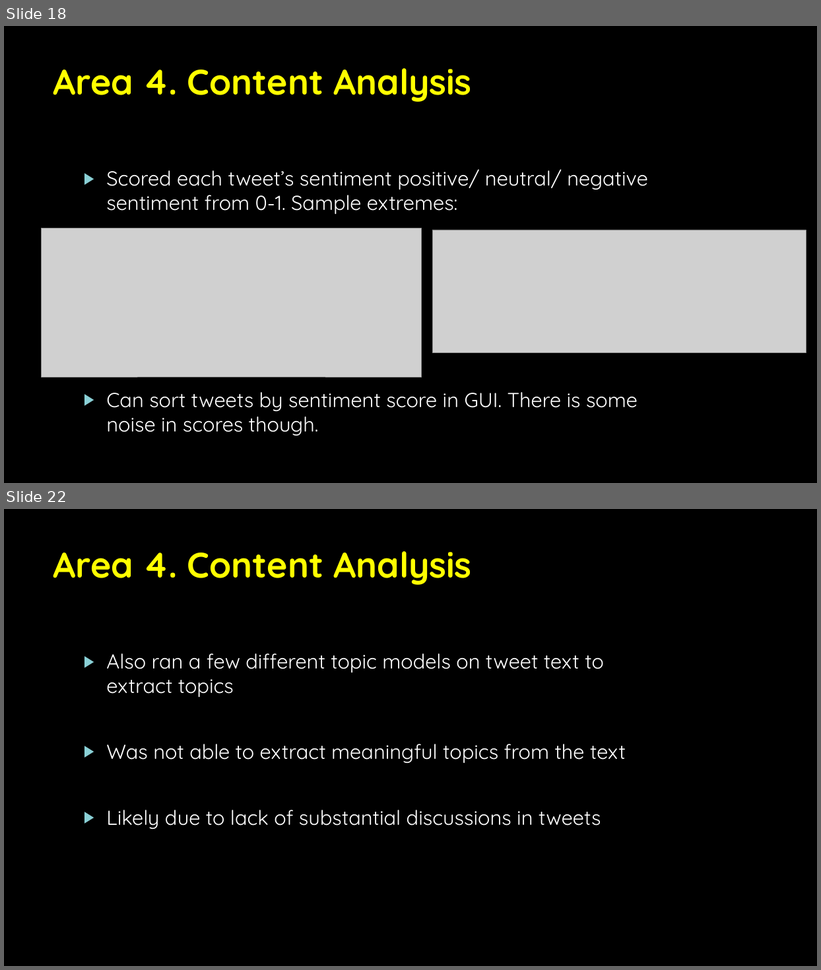
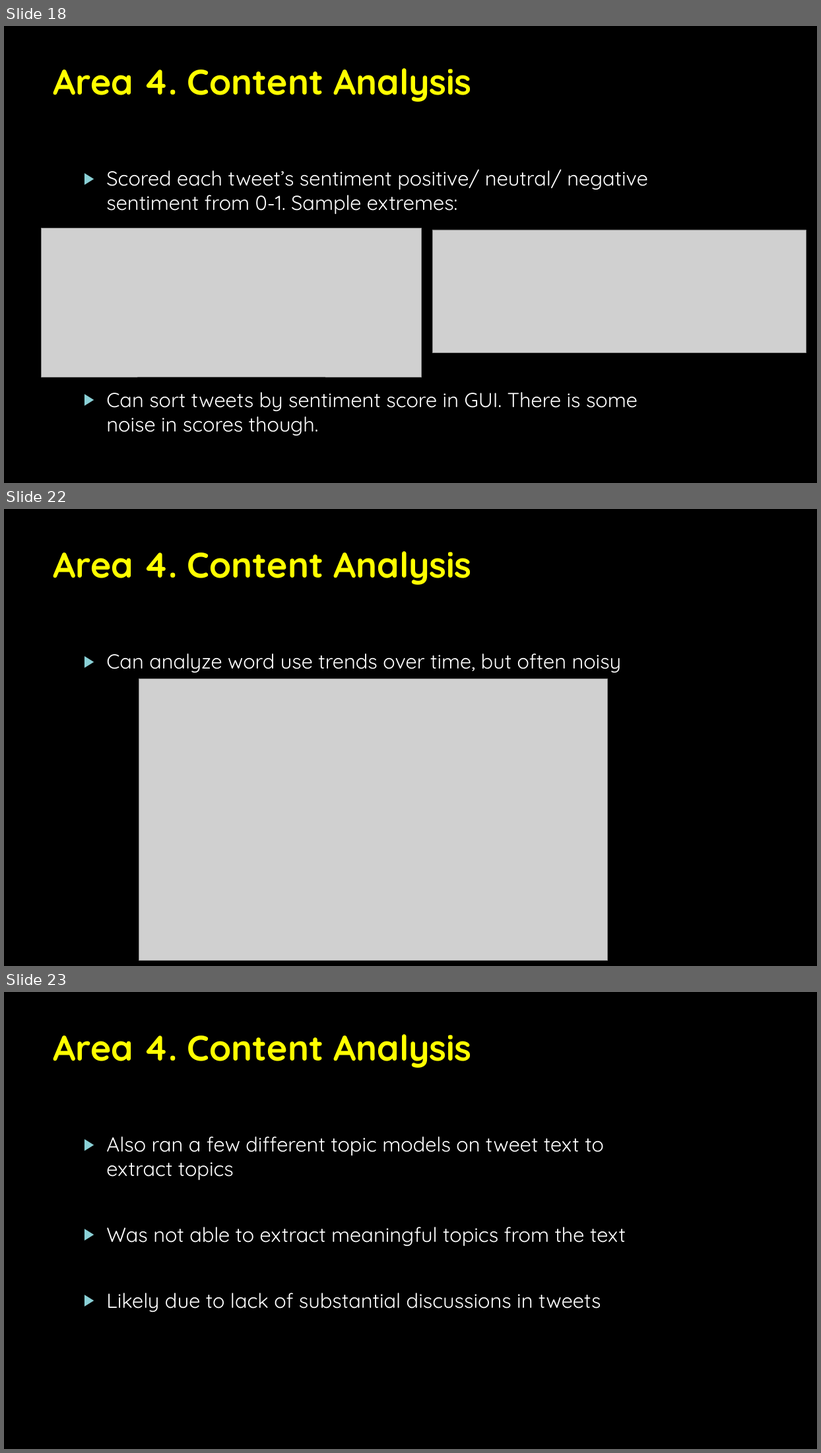
Before and after one commit to Luke-Patterson/BPCIA, a slide deck: BPCI Twitter Analysis Slides.pptx. Shown one above the other, each under a label of ours: slides 18 and 22 before the commit, slides 18, 22 and 23 after it; the slides between them are not shown. The pictures are 821x970 and 821x1453 pixels, drawn with LibreOffice and Linux fonts; fonts in the diff are those of the drawing; grey boxes stand for pictures; background and template pictures are left out. Boxes give left, top, right and bottom in pixels: in the first picture for what was removed or moved away, otherwise in the second. Text is boxed around its words. In the diff, an @@ line names an element or a change of style, - is before the commit and + after.

```diff
--- a/BPCI Twitter Analysis Slides.pptx
+++ b/BPCI Twitter Analysis Slides.pptx
@@ slide 22 added at [4,509,817,966], background picture (left out) @@
@@ title added at [54,551,472,585], 42 pt, text #FFFF00, bold @@
+Area 4. Content Analysis
@@ text added at [106,654,622,673], 24 pt, text #FFFFFF @@
+▶ Can analyze word use trends over time, but often noisy
@@ picture added at [139,679,608,960] @@
@@ what was slide 22 is now slide 23 @@
```
Also in this commit, not shown: 2 slides changed, 1 other slide added, 2 slides removed, 35 other files.
